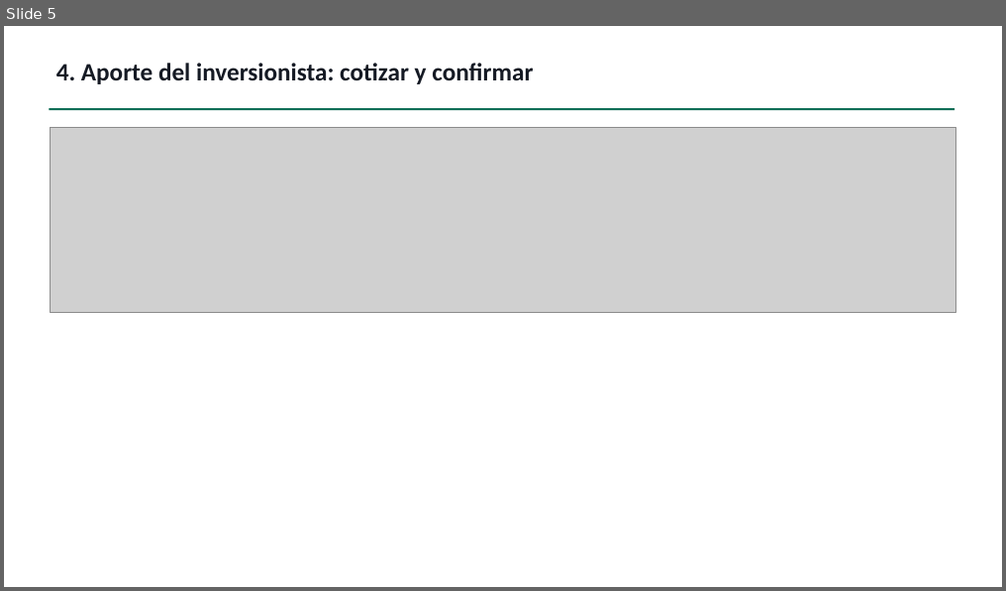
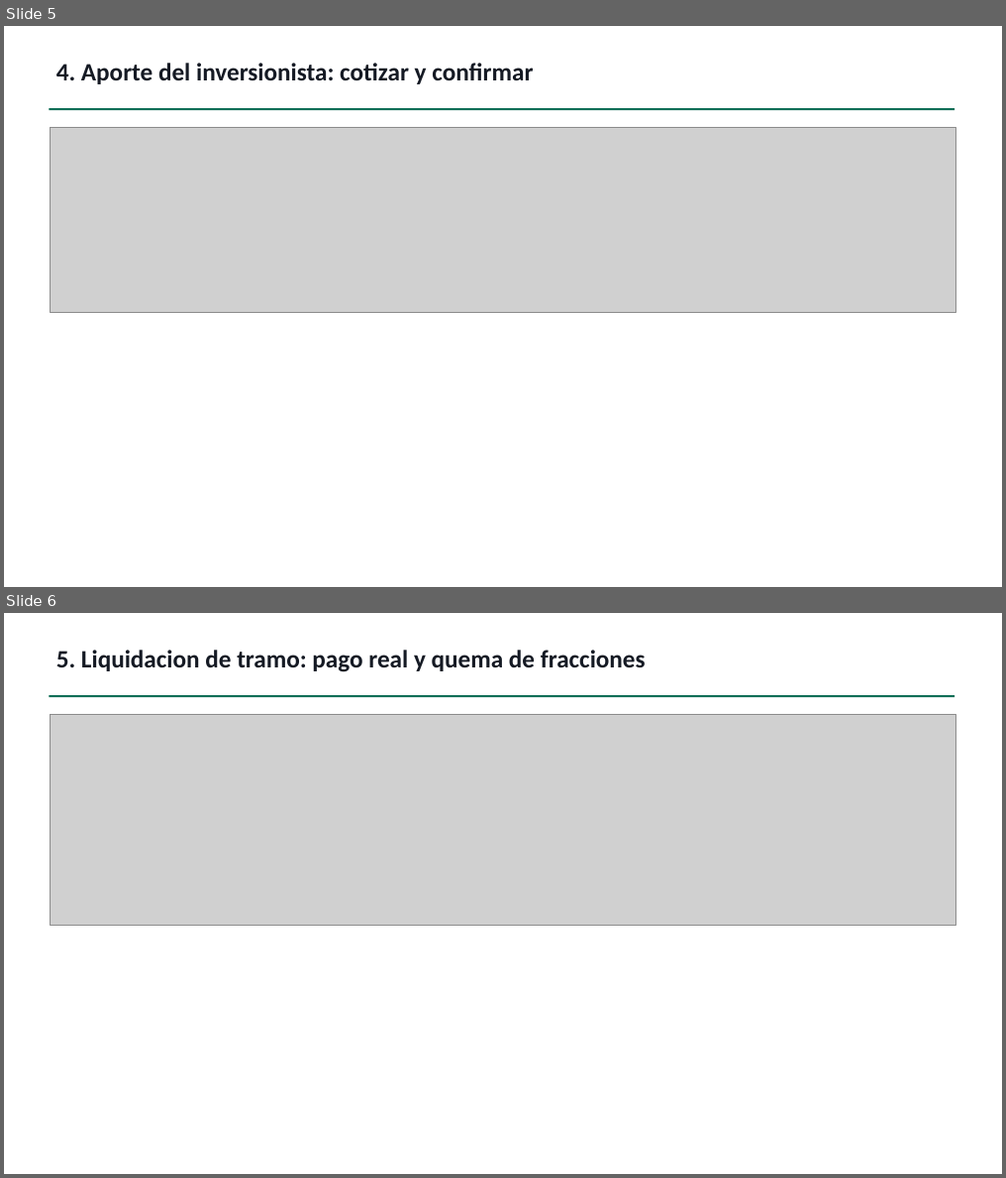
Before and after one commit to nicolasIsmael/paul, a slide deck: docs/Paul - Flujo end to end.pptx. Shown one above the other, each under a label of ours: slide 5 before the commit, slides 5 and 6 after it. The pictures are 1006x591 and 1006x1178 pixels, drawn with LibreOffice and Linux fonts; fonts in the diff are those of the drawing; grey boxes stand for pictures. Boxes give left, top, right and bottom in pixels: in the first picture for what was removed or moved away, otherwise in the second. Text is boxed around its words. In the diff, an @@ line names an element or a change of style, - is before the commit and + after.

Commit message:
docs: agregar liquidación de tramo al flujo end to end

```diff
--- a/docs/Paul - Flujo end to end.pptx
+++ b/docs/Paul - Flujo end to end.pptx
@@ slide 6 added at <box>4,613,1002,1174</box>, background #FFFFFF @@
@@ text added at <box>56,650,646,672</box>, 24 pt, text #151A24, bold @@
+5. Liquidacion de tramo: pago real y quema de fracciones
@@ rectangle added at <box>49,695,954,697</box>, fill #0F6E56 @@
@@ picture added at <box>51,714,956,925</box> @@
```
